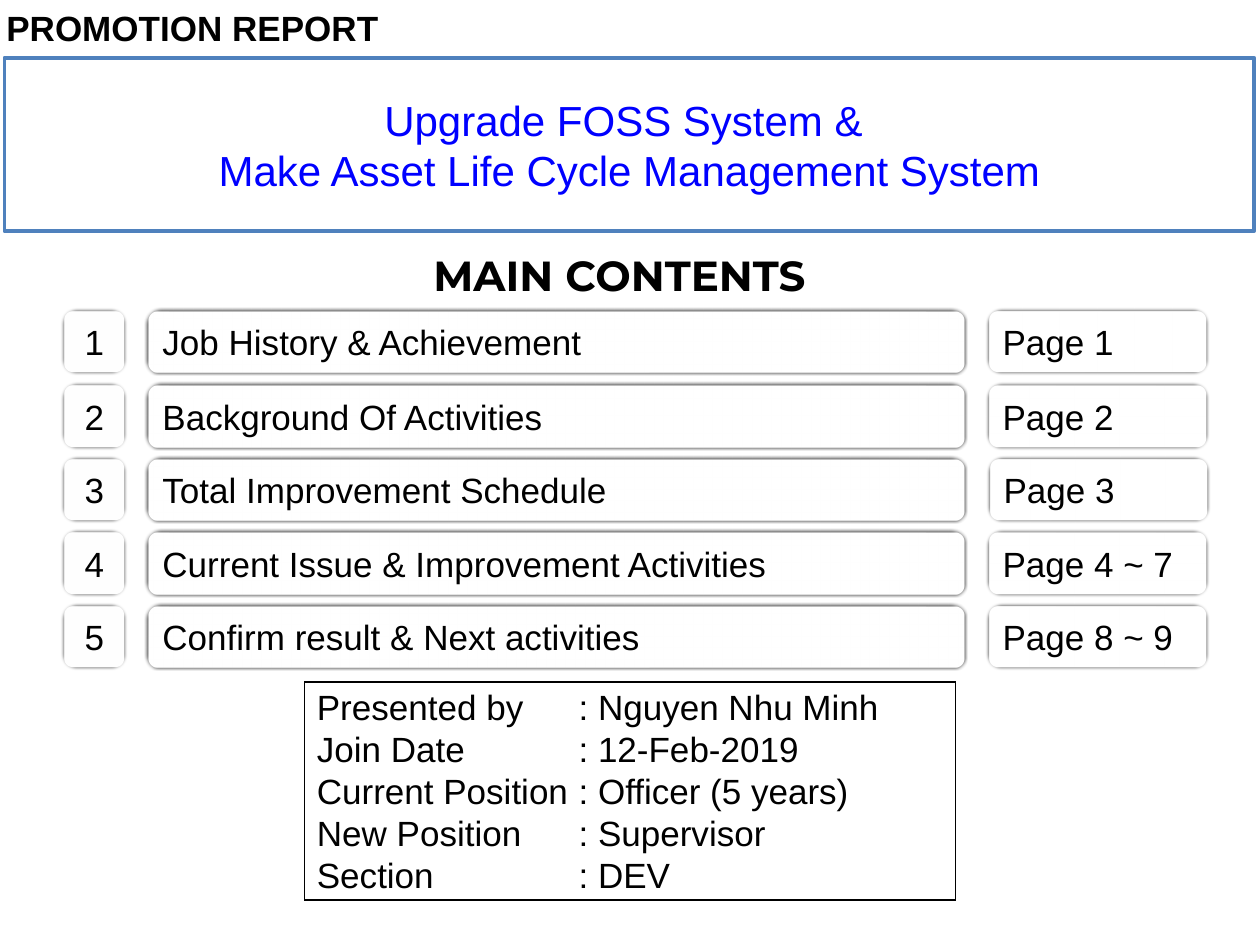
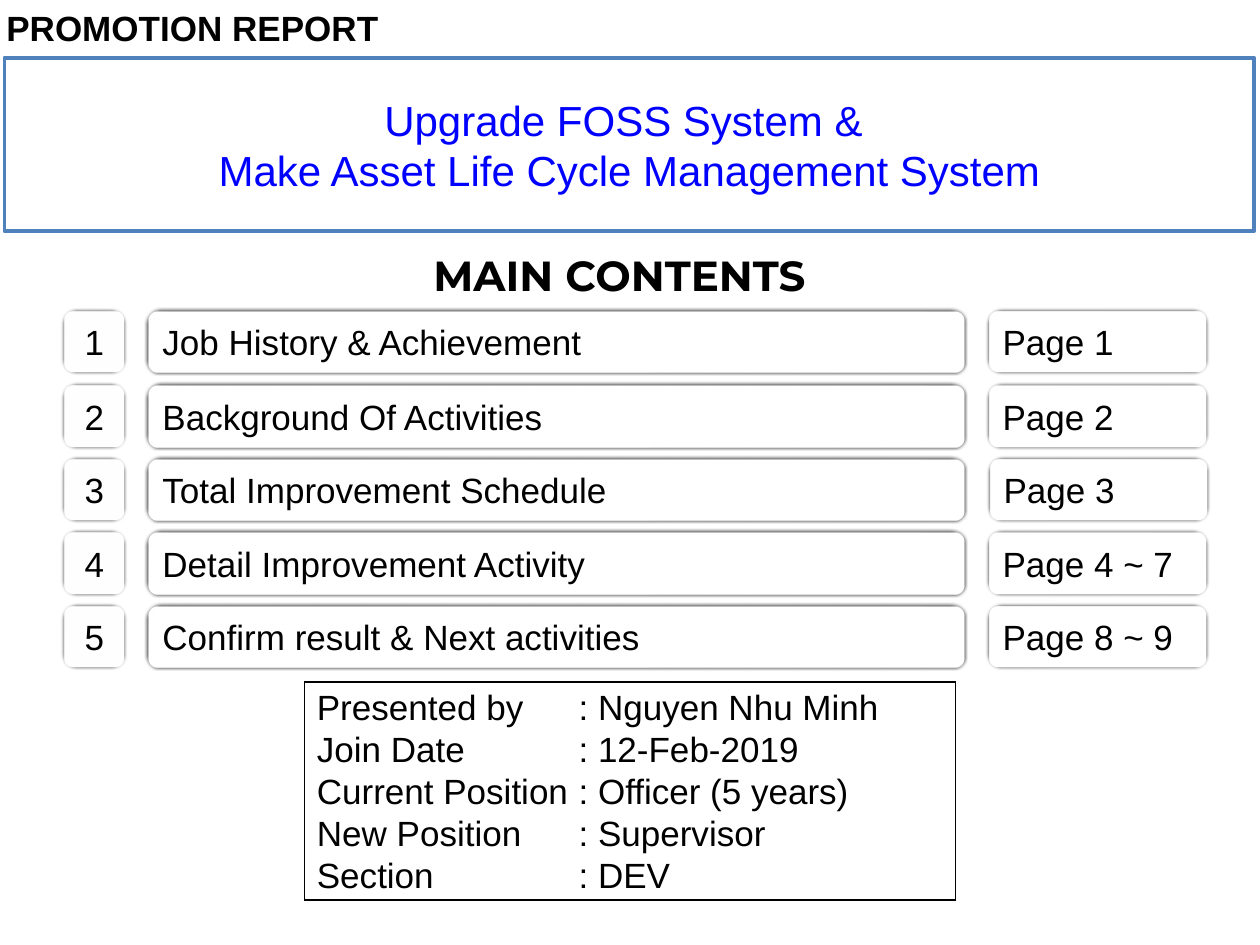
Before and after one commit to thietbicongnghevietnam/ReportPSNV, a slide deck: slide 1 of Report_test.pptx. Drawn at 1260x945 pixels with LibreOffice and Linux fonts; fonts in the diff are those of the drawing. Boxes give left, top, right and bottom in pixels: in the first picture for what was removed or moved away, otherwise in the second. Text is boxed around its words. In the diff, an @@ line names an element or a change of style, - is before the commit and + after.

```diff
--- a/Report_test.pptx
+++ b/Report_test.pptx
@@ text in rounded rectangle at bbox=[162, 551, 585, 584]: text changed @@
-Current Issue & Improvement Activities
+Detail Improvement Activity
```
Also in this commit, not shown: 7 other slides changed.
